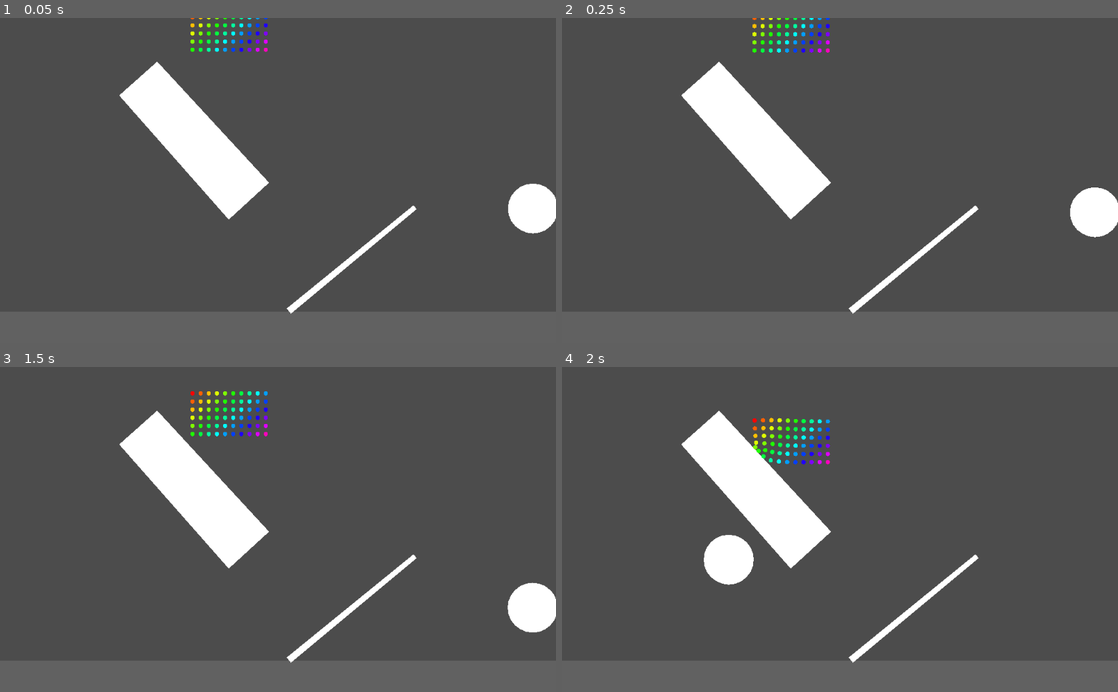
Above: before the commit, frames 1-4 (two rows, left to right).
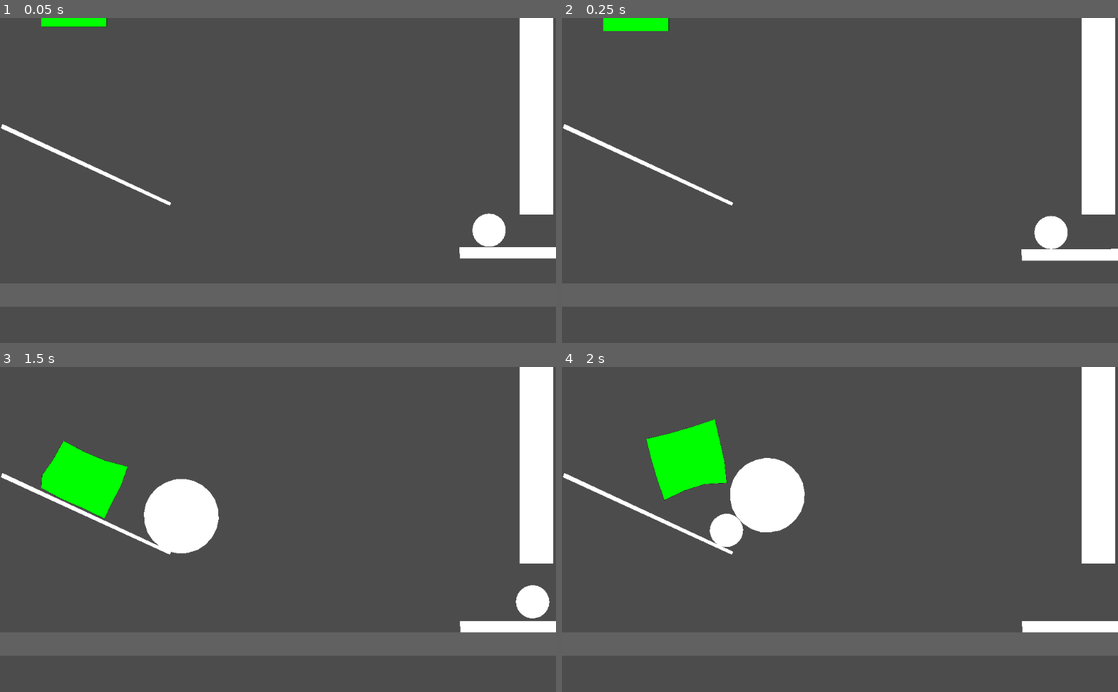
Above: after the commit, the same moments.

Repository: bustedwallstudios/Softbody
Game: Godot game, scene res://2dWorld.tscn
The game is run twice, just before and just after one commit, with the same random seed, the same clock (stepped at 60 frames per second) and the same inputs.
Inputs (mouse positions are in pixels of both pictures, inside the frame that each line leads up to):
- Up to frame 1 (0.05 s): no input
- Up to frame 2 (0.25 s): no input
- Up to frame 3 (1.5 s): tap Enter (ui_accept) at 0.5, 0.77 s; move the mouse to (533, 575) at 0.52 s; hold Right (ui_right) 0.53-1.28 s; move the mouse to (166, 545) at 1.27 s; hold Down (ui_down) from 1.28 s (still down)
- Up to frame 4 (2 s): keep holding Down (ui_down); tap Enter (ui_accept) at 1.52 s

The runs differ from the first frame. In frame 1, 11% of the frame differs, in the area x 0-100%, y 0-92%; in frame 2, 12%; in frame 3, 13%; in frame 4, 12%.

Commit message:
Added polygon modes, and toggles for new polygon mode and for dots.

Diff:
--- a/2dWorld.tscn
+++ b/2dWorld.tscn
@@ -1,6 +1,7 @@
-[gd_scene load_steps=7 format=2]
+[gd_scene load_steps=9 format=2]
 
 [ext_resource path="res://Objects/SquishyBody.tscn" type="PackedScene" id=1]
+[ext_resource path="res://MiscScripts/Draggable2.gd" type="Script" id=2]
 [ext_resource path="res://MiscScripts/Draggable.gd" type="Script" id=3]
 
 [sub_resource type="RectangleShape2D" id=3]
@@ -15,17 +16,20 @@
 [sub_resource type="CircleShape2D" id=2]
 radius = 91.7878
 
+[sub_resource type="CircleShape2D" id=5]
+radius = 206.526
+
 [node name="Node2D" type="Node2D"]
 
 [node name="Camera" type="Camera2D" parent="."]
-position = Vector2( 0, -142 )
+position = Vector2( 0, -232 )
 current = true
-zoom = Vector2( 2, 2 )
+zoom = Vector2( 3, 3 )
 
 [node name="World" type="Node2D" parent="."]
 
 [node name="Ground" type="StaticBody2D" parent="World"]
-position = Vector2( -35, 406 )
+position = Vector2( -35, 402 )
 scale = Vector2( 19, 5 )
 __meta__ = {
 "_edit_group_": true
@@ -41,9 +45,9 @@
 polygon = PoolVector2Array( -5.95, -0.225, 5.95, -0.225, 5.95, 1.075, -5.95, 1.075 )
 
 [node name="RotatingBeam" type="StaticBody2D" parent="World"]
-position = Vector2( -367, -283 )
-rotation = 0.830777
-scale = Vector2( 0.51, 10.975 )
+position = Vector2( 1379, -762 )
+rotation = 1.5708
+scale = Vector2( 1.093, 10.975 )
 __meta__ = {
 "_edit_group_": true
 }
@@ -55,12 +59,12 @@
 [node name="GroundShape" type="Polygon2D" parent="World/RotatingBeam"]
 position = Vector2( 0, -8.5 )
 scale = Vector2( 20, 20 )
-polygon = PoolVector2Array( -26.7309, -0.228041, 32.8673, -0.240936, 32.9287, 0.677203, -26.9364, 0.626954 )
+polygon = PoolVector2Array( -27.3505, -0.222937, 32.9121, -0.225021, 32.9261, 0.624512, -27.3366, 0.626595 )
 
 [node name="RotatingBeam2" type="StaticBody2D" parent="World"]
-position = Vector2( 252, 169 )
-rotation = -0.685914
-scale = Vector2( 0.501, 1 )
+position = Vector2( -1106, -335 )
+rotation = 0.436332
+scale = Vector2( 0.855, 1 )
 __meta__ = {
 "_edit_group_": true
 }
@@ -75,7 +79,7 @@
 polygon = PoolVector2Array( -27.2157, -0.289926, 32.9624, -0.241419, 32.9287, 0.677203, -27.2257, 0.947976 )
 
 [node name="Beam" type="RigidBody2D" parent="World"]
-position = Vector2( 1635, -36 )
+position = Vector2( 1339, 148 )
 mass = 20.0
 gravity_scale = 3.72
 can_sleep = false
@@ -95,9 +99,9 @@
 polygon = PoolVector2Array( -16.9075, -0.197987, 20.0952, -0.13546, 20.0282, 3.01541, -16.674, 2.99974 )
 
 [node name="Ball" type="RigidBody2D" parent="World"]
-position = Vector2( 939, -39 )
+position = Vector2( 1166, 43 )
 input_pickable = true
-mass = 10.0
+mass = 25.0
 gravity_scale = 5.0
 can_sleep = false
 linear_damp = 0.0
@@ -115,12 +119,35 @@
 scale = Vector2( 20, 20 )
 polygon = PoolVector2Array( -4.45, 1.625, -4.6, 0.425001, -4.45, -0.775, -4, -1.875, -3.25, -2.825, -2.3, -3.575, -1.2, …(247 unchanged characters)…
 
+[node name="BigBall" type="RigidBody2D" parent="World"]
+position = Vector2( 1828, -213 )
+input_pickable = true
+mass = 50.0
+gravity_scale = 5.0
+can_sleep = false
+linear_damp = 0.0
+angular_damp = 0.0
+script = ExtResource( 2 )
+__meta__ = {
+"_edit_group_": true
+}
+
+[node name="GroundCollision" type="CollisionShape2D" parent="World/BigBall"]
+shape = SubResource( 5 )
+
+[node name="GroundShape" type="Polygon2D" parent="World/BigBall"]
+position = Vector2( 0, -20.5 )
+scale = Vector2( 44.924, 44.925 )
+polygon = PoolVector2Array( -4.45, 1.625, -4.6, 0.425001, -4.45, -0.775, -4, -1.875, -3.25, -2.825, -2.3, -3.575, -1.2, -4.025, -0.0499992, -4.175, 1.2, -4.025, 2.3, -3.575, 3.25, -2.825, 3.56939, -2.47059, 4, -1.875, 4.45, -0.775, 4.6, 0.375, 4.45, 1.625, 4, 2.725, 3.25, 3.675, 2.3, 4.425, 1.2, 4.875, 0, 5.025, -1.15, 4.875, -2.3, 4.375, -3.25, 3.675, -4, 2.725 )
+
 [node name="SquishyBody" parent="." instance=ExtResource( 1 )]
-position = Vector2( -315, -775 )
-pxBetweenPoints = 30
-pointRadius = 8.0
+position = Vector2( -1307, -1444 )
+width = 4
+height = 4
+pxBetweenPoints = 120
 stiffness = 10.0
-dampingFactor = 11.0
-hideLines = true
+gravity = Vector2( 0, 15 )
+showLines = true
 
 [connection signal="input_event" from="World/Ball" to="World/Ball" method="inputEvent"]
+[connection signal="input_event" from="World/BigBall" to="World/BigBall" method="inputEvent"]
--- /dev/null
+++ b/MiscScripts/Draggable2.gd
@@ -0,0 +1,13 @@
+extends RigidBody2D
+
+func _integrate_forces(state):
+	if Input.is_action_just_pressed("ui_down"): # If the player should go back to the start
+		state.transform = Transform2D(self.rotation_degrees, get_global_mouse_position())
+		self.linear_velocity  = Vector2()
+		self.angular_velocity = 0
+
+	if Input.is_action_just_pressed("ui_left"): # If the player should go back to the start
+		self.linear_velocity += Vector2(-100, 0)
+
+	if Input.is_action_just_pressed("ui_right"): # If the player should go back to the start
+		self.linear_velocity += Vector2(100, 0)
--- a/Objects/PhysicsPoint.gd
+++ b/Objects/PhysicsPoint.gd
@@ -3,19 +3,16 @@
 # Set by the spring every frame
 var totalSpringForce:Vector2
 
-# This is used by the spring to determine if the point has moved since last frame.
-# If it hasn't moved, no gravity will be applied, because it must be at rest.
-var posLastFrame:Vector2
-
-func _ready():
-	# We don't want it to be the same on the first frame,
-	# so we just make it a little bit different
-	posLastFrame = position + Vector2(10, 10)
+var gravityForce:Vector2
 
 func _physics_process(delta):
+	# Add the force from the springs to this point, adjusting for mass
 	self.linear_velocity += (totalSpringForce)/mass
 
+	# Prevent rotation, so the points cannot roll.
+	# This results in better friction.
 	self.angular_velocity = 0
 	self.rotation_degrees = 0
 
-	totalSpringForce = Vector2(0, 2)
+	# In the meantime, do the gravity amount
+	totalSpringForce = gravityForce
--- a/Objects/Spring.gd
+++ b/Objects/Spring.gd
@@ -28,6 +28,11 @@
 # How much force will be applied to the points, based on the stiffness, distance apart, etc
 var hookesForceProduced:float
 
+func _ready():
+	if hideLine:
+		$Line2D.clear_points()
+		$Line2D.hide()
+
 func convertStupidNodePaths():
 	# Change the |path to the node| to the node itself
 	PointA = get_node(PointA)
@@ -57,7 +62,9 @@
 		PointA.totalSpringForce += forceOnPointA
 		PointB.totalSpringForce += forceOnPointB
 
-		updateLine()
+		# If we are showing the lines, update them
+		if not hideLine:
+			updateLine()
 
 # Takes the amount of force as an argument and aims it towards
 # the points, from each other. This results in the points receiving
@@ -107,7 +114,7 @@
 
 func findDampingForce() -> float:
 	# The vector pointing towards A from B with length 1
-	var normalizedDirection = (PointB.global_position - PointA.global_position).normalized()
+	var normalizedDirection = (PointA.global_position - PointB.global_position).normalized()
 
 	# Just the differnce in linear velocity between A and B
 	var velocityDifference = PointB.linear_velocity - PointA.linear_velocity
@@ -116,16 +123,14 @@
 	# points closer together, otherwise it will move them apart
 	var dotProduct = normalizedDirection.dot(velocityDifference)
 
+	# It's WAY too big normally, so we shrink it to a reasonable amount.
+	# (50 is completely arbitrary)
 	dotProduct /= 50
 
-	return -(dotProduct * dampingFactor)
+	return dotProduct * dampingFactor
 
 # Update the line graphic for each frame, to go from point A to B
 func updateLine():
-	if hideLine:
-		$Line2D.clear_points()
-		$Line2D.hide()
-	else:
-		$Line2D.clear_points()
-		$Line2D.add_point(PointA.position)
-		$Line2D.add_point(PointB.position)
+	$Line2D.clear_points()
+	$Line2D.add_point(PointA.position)
+	$Line2D.add_point(PointB.position)
--- a/Objects/SquishyBody.gd
+++ b/Objects/SquishyBody.gd
@@ -8,8 +8,8 @@
 export (PackedScene) var PhysicsSpring
 
 # The amount of balls sideways and vertically
-export (int) var width  = 10
-export (int) var height = 6
+export (int) var width  = 6
+export (int) var height = 10
 
 # This lets us control the "density" of the points within the shape
 export (int) var pxBetweenPoints = 40
@@ -17,30 +17,36 @@
 export (float) var pointRadius = 10
 
 # These will be applied to each spring as they are created
-export (float) var stiffness     = 4
-export (float) var dampingFactor = 5
+# Damping factor is only really useful if it is set to exactly the same thing as stiffness,
+# so I have removed the ability to control that from the node.
+export (float) var stiffness = 4
+var dampingFactor
 
 export (float) var mass = 1
 
-export (bool) var hideLines = false
+export (Vector2) var gravity = Vector2(0, 1)
 
-# Stores all the points in a 2d array
+export (bool) var showLines   = false
+export (bool) var showPoints  = false
+export (bool) var showPolygon = true
+
+# Stores all the points in a 2d array (Currently unused I think)
 var bodyPoints = []
 
-var perimeter # The amount of points around the perimeter of the shape
+func _ready():
+	# The body works the best if they are equal.
+	dampingFactor = stiffness
 
-func _ready():
-	# Create all the points that can fall and stuff for physics
+	if not showPolygon:
+		$Shape.hide()
+
+	# Create and initiate all the points and springs.
 	initiatePoints()
 	initiateSprings()
 
-	# This is the length of the perimeter of the shape, in points.
-	# It counts two sides, and then so as to not count the corner points twice,
-	# subtracts two from the other two sides.
-	perimeter = (width * 2) + ((width-2) * 2)
-
-#func _process(delta):
-#	updateShape()
+func _process(delta):
+	if showPolygon:
+		refreshShapeArray()
 
 # Create the correct amount of rigidbodies for all the points,
 # and put them in the correct positions
@@ -62,10 +68,17 @@
 			# Adjust the color to give the whole squishy body a nice rainbow across it
 			newPoint.get_node("Marker").color = Color.from_hsv((x + y) / (float(width) + float(height)), 1, 1)
 
-			# These all need to be the same
+			# All the points need to have the same mass
 			newPoint.mass = mass
 
+			# All the points need to have the same gravity also
+			newPoint.gravityForce = gravity
+
 			add_child(newPoint)
+
+			# If we are hiding the points, we hide the point.
+			if not showPoints:
+				newPoint.hide()
 
 			# And add it to the array so we can easily remember which are which
 			bodyPoints[y].append(newPoint.get_path())
@@ -114,7 +127,36 @@
 
 	spring.springName = springName + "("+str(x)+","+str(y)+")" # Will look like "dd(3,6)".
 
-	spring.hideLine = hideLines
+	# This will not display the lines connecting the points where the springs are.
+	spring.hideLine = !showLines
 
 	# We're done setting it up, so it can now start processing its physics and whatnot
 	spring.doneSetup = true
+
+# Refreshes the Polygon2D that we use to represent the shape of the softbody,
+# which uses eldritch array positioning to get the right points and add them to
+# the array of positions.
+func refreshShapeArray():
+	var pointArray:PoolVector2Array
+
+	for i in range(0, width):
+		pointArray.append(get_node(bodyPoints[0][i]).position)
+
+	for i in range(0, height-2):
+		pointArray.append(get_node(bodyPoints[i+1][width-1]).position)
+
+	var backwards = []
+	for i in range(0, width):
+		backwards.insert(0, i)
+
+	for i in backwards:
+		pointArray.append(get_node(bodyPoints[height-1][i]).position)
+
+	var cornerlessBackwards = []
+	for i in range(1, height-1):
+		cornerlessBackwards.insert(0, i)
+
+	for i in cornerlessBackwards:
+		pointArray.append(get_node(bodyPoints[i][0]).position)
+
+	$Shape.polygon = pointArray
--- a/Objects/SquishyBody.tscn
+++ b/Objects/SquishyBody.tscn
@@ -8,3 +8,7 @@
 script = ExtResource( 3 )
 PhysicsPoint = ExtResource( 1 )
 PhysicsSpring = ExtResource( 2 )
+
+[node name="Shape" type="Polygon2D" parent="."]
+z_index = 1
+color = Color( 0, 1, 0, 1 )
